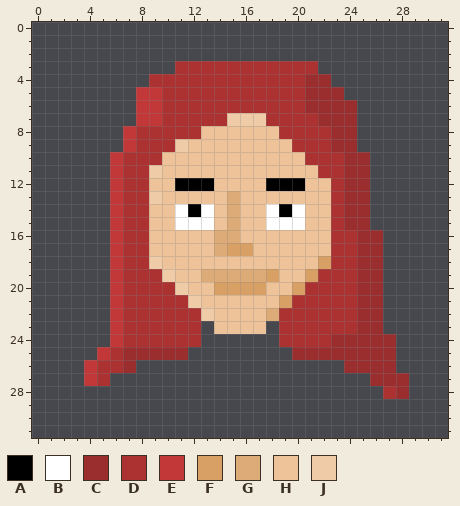
One commit to this pixel-art file: Images/Faces/Default_neutral.aseprite. This is how it looked before the edit.
32x32 pixels, 1 frame.
Visible layers, top first: "Neutral", "Hair Copy", "HeadFem".
Palette (. is transparent): A #000000  B #ffffff  C #9a2d2d  D #ac3232  E #c23838  F #d9a066  G #ddab78  H #eec39a  J #f0cba8
Pixels before, first column x 4:
 3 .......DDDDDDDDDDD.......
 4 .....DDDDDDDDDDDDCC......
 5 ....EEDDDDDDDDDDDCCC.....
 6 ....EEDDDDDDDDDDDCCCC....
 7 ....EEDDDDDJJJDDDDCCC....
 8 ...EDDDDDHHHHHHDDDDCC....
 9 ...EDDDJHHHHHHHHDDDCC....
10 ..EDDDHHHHHHHHHHHDDDCC...
11 ..EDDJHHHHHHHHHHHHDDCC...
12 ..EDDHHAAAHHHHAAAHHDCC...
13 ..EDDJHHHHHGHHHHHHHDCC...
14 ..EDDHHBABHGHHBABHHDCC...
15 ..EDDHHBBBHGHHBBBHHDCC...
16 ..EDDHHHHHGGHHHHHHHDDCC..
17 ..EDDHHHHHGFFHHHHHHDDCC..
18 ..EDDJHHHHHHHHHHHHFDDCC..
19 ..EDDDJHHGGGGGFHHFDDDCC..
20 ..EDDDDJHHFFFFHHFDDDDCC..
21 ..EDDDDDJHHHHHHFDDDDDCC..
22 ..EDDDDDDJHHHHGDDDDDDCC..
23 ..EDDDDDD.HHHH.DDDDDDCC..
24 ..EDDDDDD......DDDDCCCCC.
25 .EDCCCCC........CCCCCCCC.
26 EDDC................CCCC.
27 ED....................CCC
28 .......................DC
And afterwards:
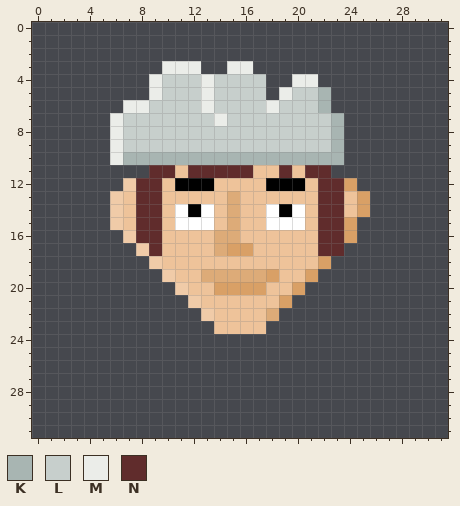
Colours new in this view: K #a8b5b2  L #c7cfcc  M #ebede9  N #602c2c
Diff:
layer "Hair Copy" now hidden
layer "Hair Copy Copy Copy" added
Changed rows in their new state; - is an unchanged pixel.
first column x 4:
 3 ------MMM..MM.....-------
 4 -----MLLLMLLLL..MM.------
 5 ----.MLLLMLLLL.MLLK.-----
 6 ---MMLLLLMLLLLMLLLK..----
 7 --MLLLLLLLMLLLLLLLLK.----
 8 --MLLLLLLLLLLLLLLLLK.----
 9 --MLLLLLLLLLLLLLLLLK.----
10 --MKKKKKKKKKKKKKKKKK..---
11 --...NN-NNNNN--N-NN...---
12 --.JNN------------NNF.---
13 --JHNN------------NNHF---
14 --JHNN------------NNHF---
15 --JHNN------------NNF.---
16 --.JNN------------NNF..--
17 --..JN------------NN...--
18 --...--------------....--
19 --....------------.....--
20 --.....----------......--
21 --......--------.......--
22 --.......------........--
23 --.......------........--
24 --.......------.........-
25 -.......--------........-
26 ....----------------....-
27 ..--------------------...
28 -----------------------..
Pixel boxes of the changes (left, top, right, bottom) in both pictures:
changed: (84, 61, 409, 399)
